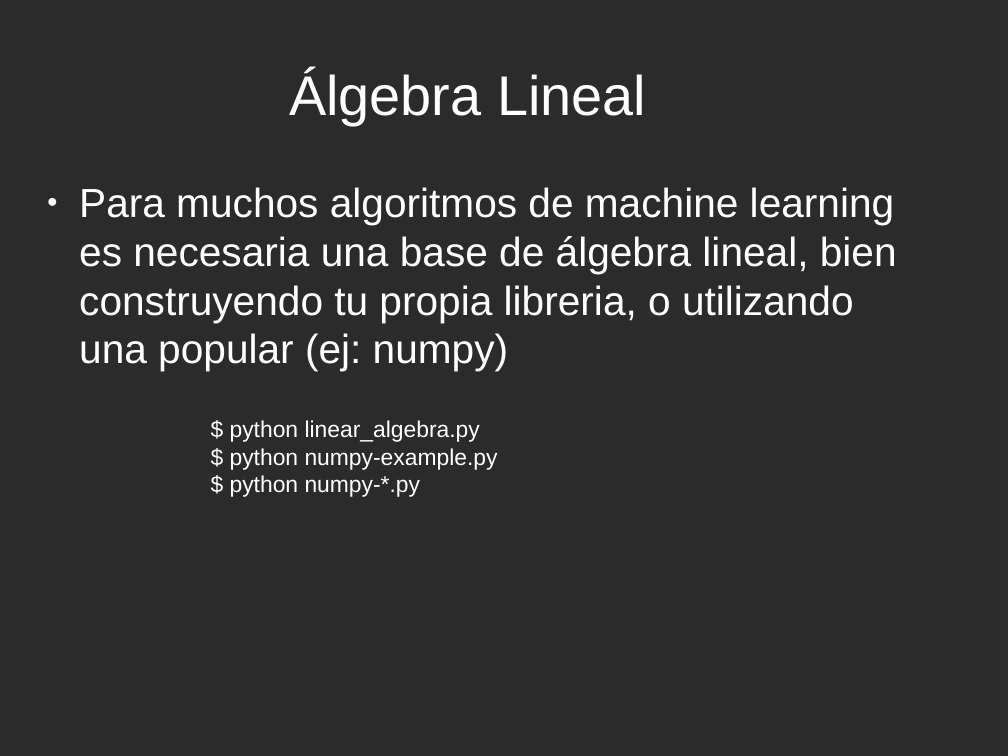
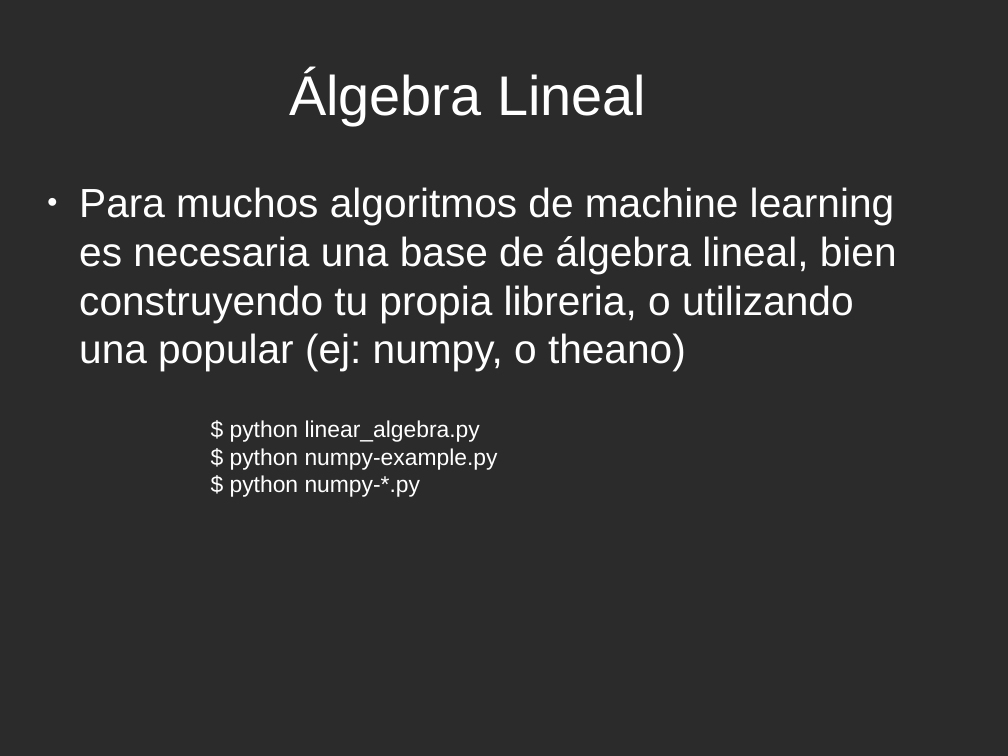
Before and after one commit to davidam/python-examples, a slide deck: slide 7 of presentations/ia-python.odp. Drawn at 1008x756 pixels with LibreOffice and Linux fonts; fonts in the diff are those of the drawing; background and template pictures are left out; a plain dark background stands for a picture behind light text. Boxes give left, top, right and bottom in pixels: in the first picture for what was removed or moved away, otherwise in the second. Text is boxed around its words. In the diff, an @@ line names an element or a change of style, - is before the commit and + after.

```diff
--- a/presentations/ia-python.odp
+++ b/presentations/ia-python.odp
@@ text at (79,187,897,371): text changed @@
-● Para muchos algoritmos de machine learning es necesaria una base de álgebra lineal, bien construyendo tu propia libreria, o utilizando una popular (ej: numpy)
+● Para muchos algoritmos de machine learning es necesaria una base de álgebra lineal, bien construyendo tu propia libreria, o utilizando una popular (ej: numpy, o theano)
```
Also in this commit, not shown: 1 other slide changed.
